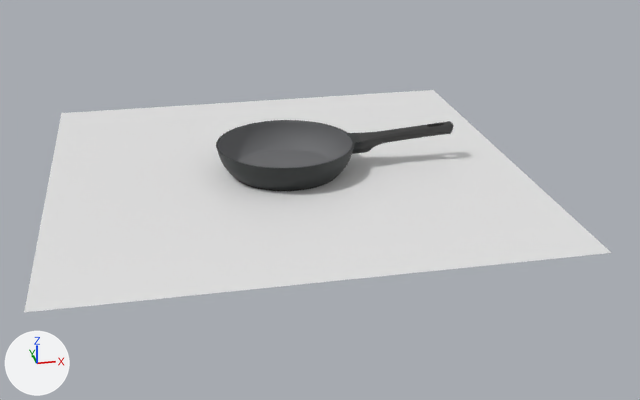
A saved change to the Blender file blender/gotika_24_bw-splash-in.blend.
The view is the same before and after, from a camera (50 mm lens) standing at (-2.43, -14.91, 6.14) and looking at (0.54, -0.47, -0.44). Every picture has the same lights, and +X, +Y and +Z are marked at lower left. The picture after the commit comes second.
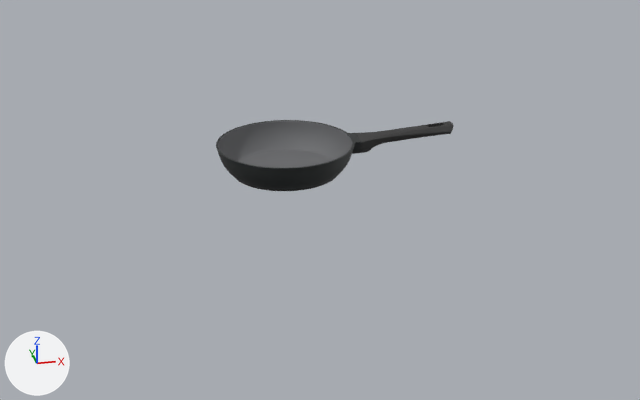
The change in detail:
Object 'Plane' (ob_plane) is now hidden.

Where the change shows, as pixel boxes (x1, y1, x2, y2) in the pictures (640 x 400 px):
'Plane', hidden: before (24, 90, 611, 312)
